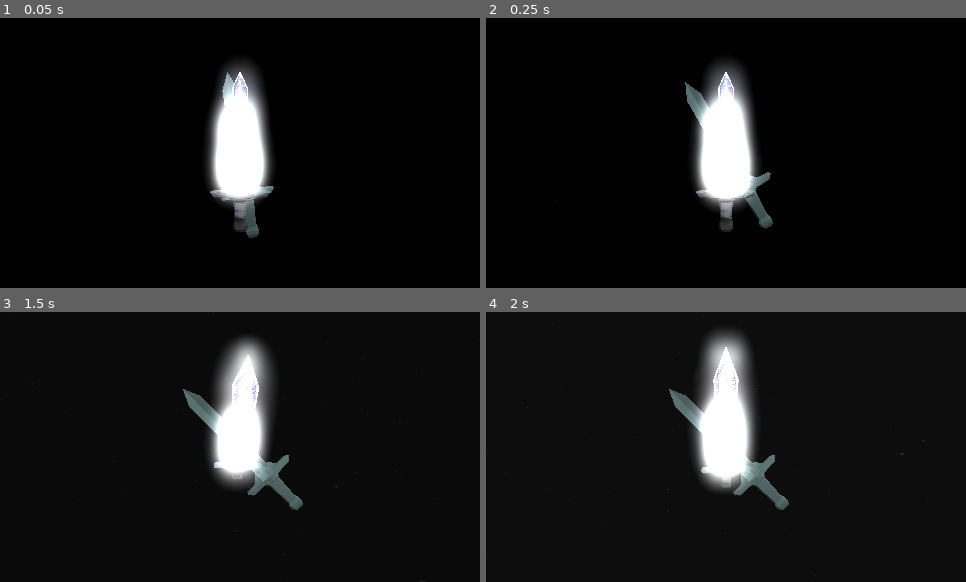
Above: before the commit, frames 1-4 (two rows, left to right).
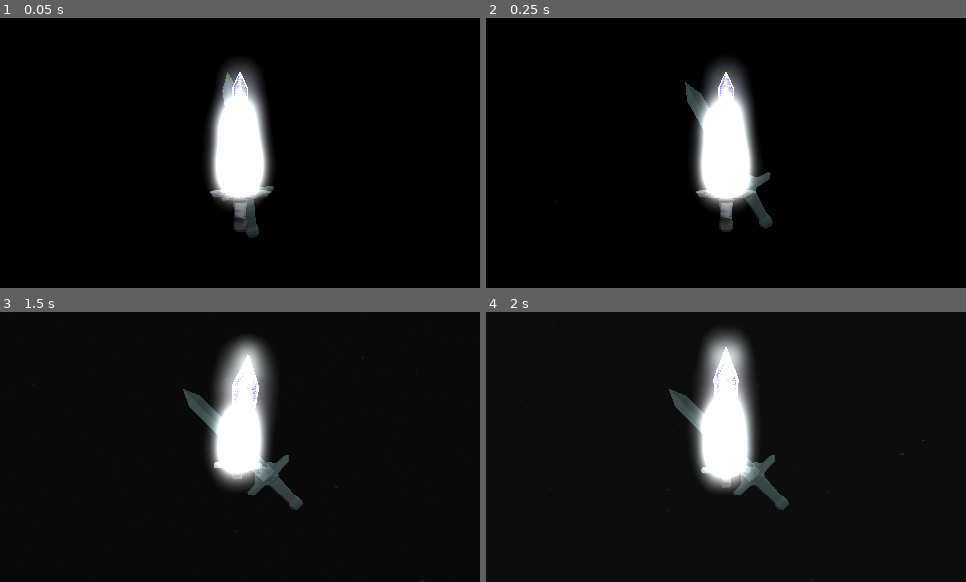
Above: after the commit, the same moments.

Repository: Lukko-Digital/Bladebearer
Game: Godot game, scene res://src/main.tscn
Two runs of this game, one before a commit and one after it. Both use one fixed random seed, a clock stepped at 60 frames per second and the inputs below.
Inputs:
- Up to frame 1 (0.05 s): no input
- Up to frame 2 (0.25 s): no input
- Up to frame 3 (1.5 s): hold D (right) 0.53-1.28 s; hold Shift (shift) 0.53-1.28 s; hold S (backward) from 1.28 s (still down); tap Space (space) at 1.35 s
- Up to frame 4 (2 s): keep holding S (backward)

The runs differ from the first frame. In frame 1, 0.4% of the frame differs, in the area x 46-58%, y 20-81%; in frame 2, 0.8%; in frame 3, 1.3%, in the area x 38-64%, y 28-73%; in frame 4, 1.1%.

Commit message:
make red and blue holograms

Diff:
--- /dev/null
+++ b/assets/materials/hologram_red.tres
@@ -0,0 +1,5 @@
+[gd_resource type="StandardMaterial3D" format=3 uid="uid://bem5q58rwh8x4"]
+
+[resource]
+transparency = 1
+albedo_color = Color(1, 0.537255, 0.470588, 0.466667)
--- a/src/target.tscn
+++ b/src/target.tscn
@@ -1,8 +1,9 @@
-[gd_scene load_steps=10 format=4 uid="uid://ccb8dq5qk5vev"]
+[gd_scene load_steps=11 format=4 uid="uid://ccb8dq5qk5vev"]
 
 [ext_resource type="Script" path="res://src/target.gd" id="1_rhyst"]
 [ext_resource type="PackedScene" uid="uid://b54kilyopkprm" path="res://assets/models/Sword.glb" id="3_7grqd"]
-[ext_resource type="Material" uid="uid://tsinud1571qe" path="res://assets/materials/hologram.tres" id="3_c2dso"]
+[ext_resource type="Material" uid="uid://tsinud1571qe" path="res://assets/materials/hologram_blue.tres" id="3_c2dso"]
+[ext_resource type="Material" uid="uid://bem5q58rwh8x4" path="res://assets/materials/hologram_red.tres" id="4_11lmb"]
 
 [sub_resource type="StandardMaterial3D" id="StandardMaterial3D_mp8lv"]
 resource_name = "Material.001"
@@ -86,27 +87,28 @@
 [node name="Target" type="Node3D"]
 script = ExtResource("1_rhyst")
 
-[node name="Hologram" parent="." instance=ExtResource("3_7grqd")]
+[node name="HologramBlue" parent="." instance=ExtResource("3_7grqd")]
 transform = Transform3D(0.16, 0, 0, 0, 0.17, 0, 0, 0, 0.16, 0, 0, 0)
 
-[node name="Blade" parent="Hologram" index="0"]
+[node name="Blade" parent="HologramBlue" index="0"]
 material_override = ExtResource("3_c2dso")
 mesh = SubResource("ArrayMesh_jnwxc")
 
-[node name="Handle" parent="Hologram" index="1"]
+[node name="Handle" parent="HologramBlue" index="1"]
 material_override = ExtResource("3_c2dso")
 mesh = SubResource("ArrayMesh_c21tf")
 
-[node name="Hologram2" parent="." instance=ExtResource("3_7grqd")]
+[node name="HologramRed" parent="." instance=ExtResource("3_7grqd")]
 transform = Transform3D(0.16, 0, 0, 0, 0.17, 0, 0, 0, 0.16, 0, 0, 0)
+visible = false
 
-[node name="Blade" parent="Hologram2" index="0"]
-material_override = ExtResource("3_c2dso")
+[node name="Blade" parent="HologramRed" index="0"]
+material_override = ExtResource("4_11lmb")
 mesh = SubResource("ArrayMesh_jnwxc")
 
-[node name="Handle" parent="Hologram2" index="1"]
-material_override = ExtResource("3_c2dso")
+[node name="Handle" parent="HologramRed" index="1"]
+material_override = ExtResource("4_11lmb")
 mesh = SubResource("ArrayMesh_c21tf")
 
-[editable path="Hologram"]
-[editable path="Hologram2"]
+[editable path="HologramBlue"]
+[editable path="HologramRed"]
Renamed: assets/materials/hologram.tres -> assets/materials/hologram_blue.tres
